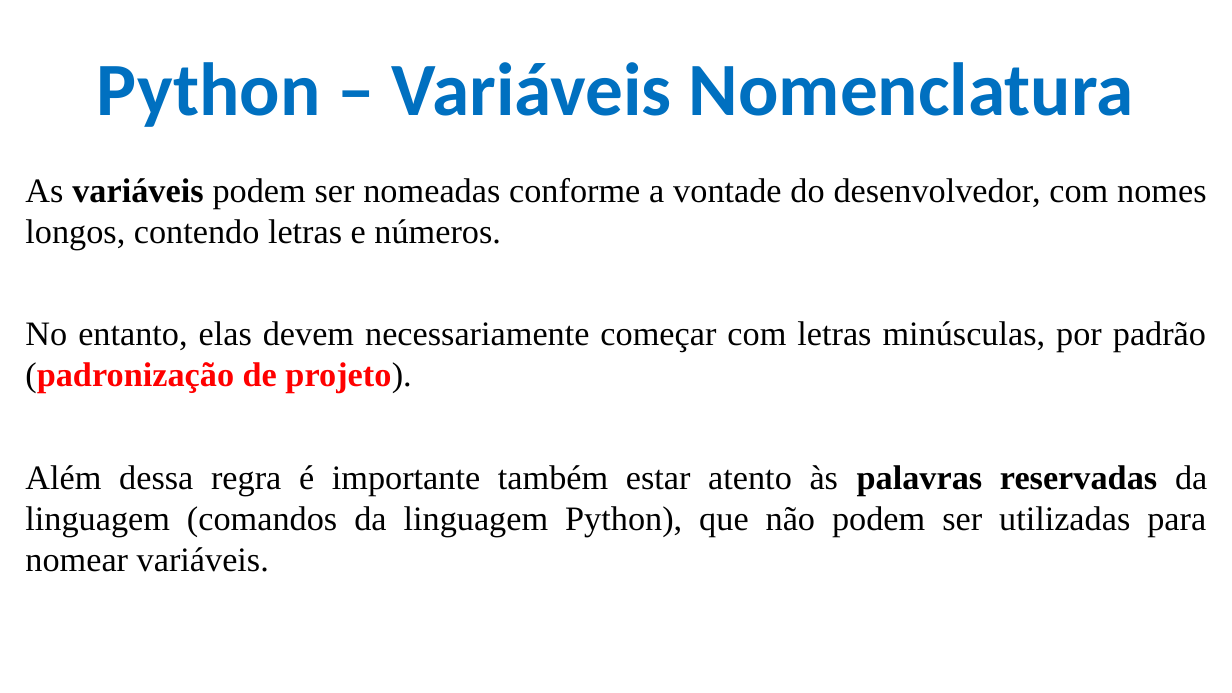
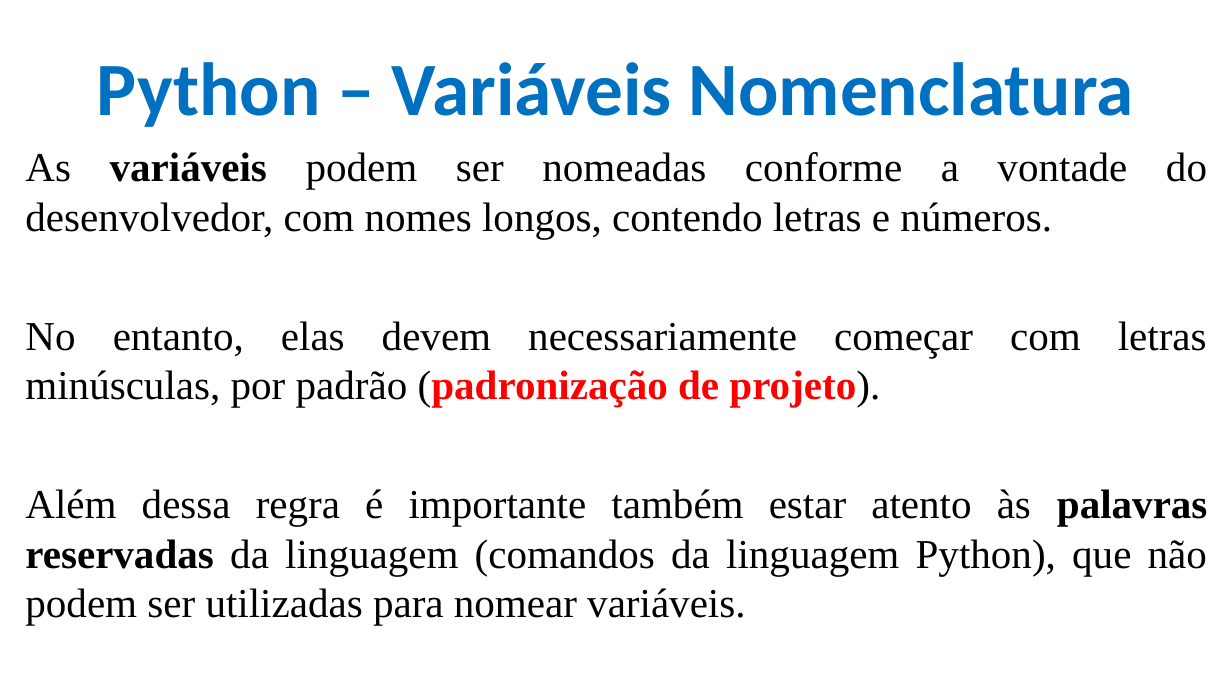
Before and after one commit to CloudEducationBrazil/WydenPythonParadigmas, a slide deck: slide 4 of 01 Classes/Aula 04 05 06 Programação Python.pptx. Drawn at 1232x693 pixels with LibreOffice and Linux fonts; fonts in the diff are those of the drawing; background and template pictures are left out. Boxes give left, top, right and bottom in pixels: in the first picture for what was removed or moved away, otherwise in the second. Text is boxed around its words. In the diff, an @@ line names an element or a change of style, - is before the commit and + after.

```diff
--- a/01 Classes/Aula 04 05 06 Programação Python.pptx
+++ b/01 Classes/Aula 04 05 06 Programação Python.pptx
@@ text "As variáveis podem ser nomeadas ...": place and size @@
-text "As variáveis podem ser nomeadas ..." at box(25, 178, 1207, 572)
+text "As variáveis podem ser nomeadas ..." at box(25, 152, 1208, 625)
@@ text "As variáveis podem ser nomeadas ..." at box(25, 152, 1208, 625): size 20 to 24 pt @@
```
Also in this commit, not shown: 15 other slides changed, 2 other files.
